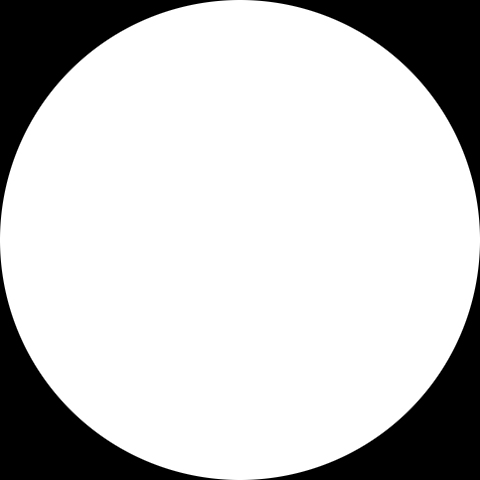
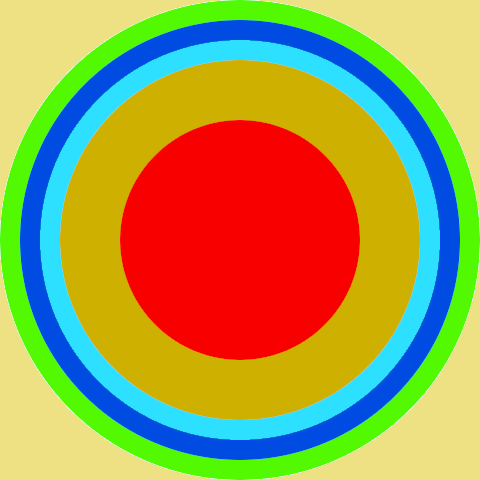
The second 480 × 480 image is a revision of the first. Changes to its layers:
added layer "color strip" above "Background" over [0, 0, 480, 480]
